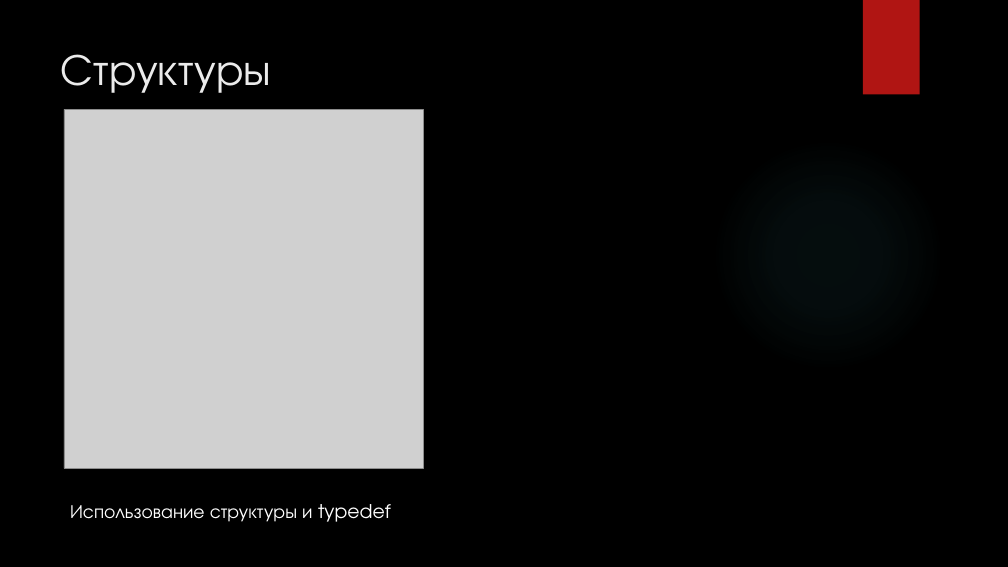
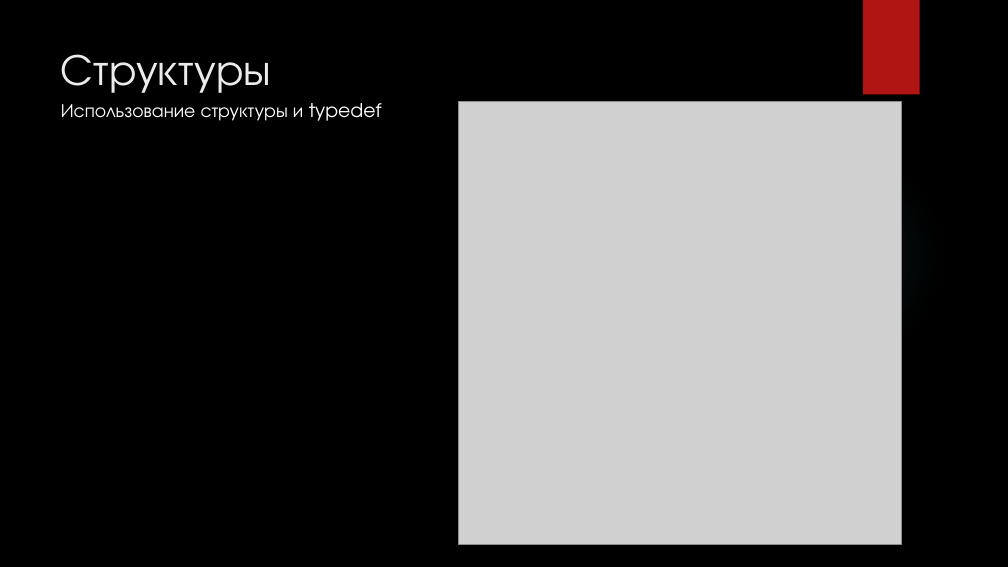
Before and after one commit to cansat-rsce/Organisation, a slide deck: slide 26 of лекции/Лекция2. Программирование на языке С (продолжение).pptx (slide 20 before the commit). Drawn at 1008x567 pixels with LibreOffice and Linux fonts; fonts in the diff are those of the drawing; grey boxes stand for pictures; background and template pictures are left out. Boxes give left, top, right and bottom in pixels: in the first picture for what was removed or moved away, otherwise in the second. Text is boxed around its words. In the diff, an @@ line names an element or a change of style, - is before the commit and + after.

```diff
--- a/лекции/Лекция2. Программирование на языке С (продолжение).pptx
+++ b/лекции/Лекция2. Программирование на языке С (продолжение).pptx
@@ text "Использование структуры и typedef": place and size @@
-text "Использование структуры и typedef" at [70, 504, 391, 522]
+text "Использование структуры и typedef" at [61, 103, 382, 121]
@@ picture: place and size @@
-picture at [64, 110, 423, 469]
+picture at [458, 102, 901, 545]
```
Also in this commit, not shown: 11 other slides changed, 28 slides added, 1 other file.
